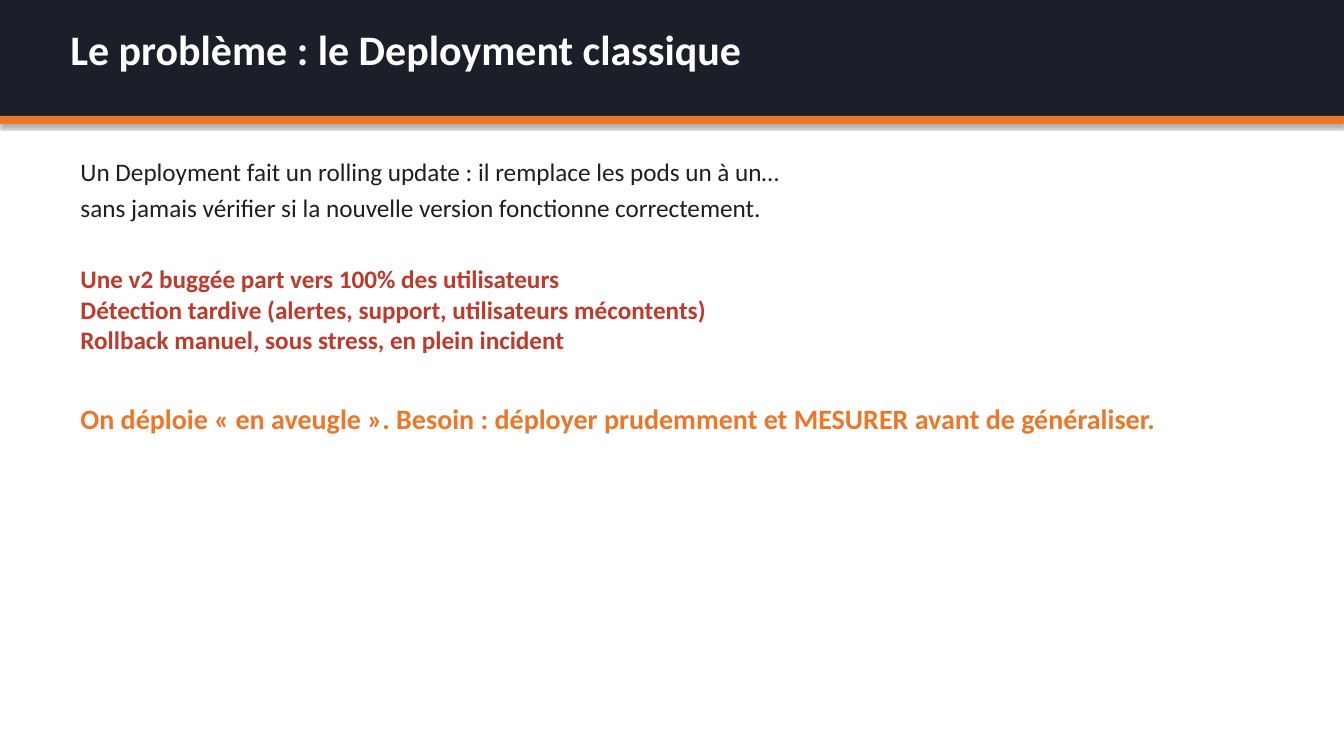
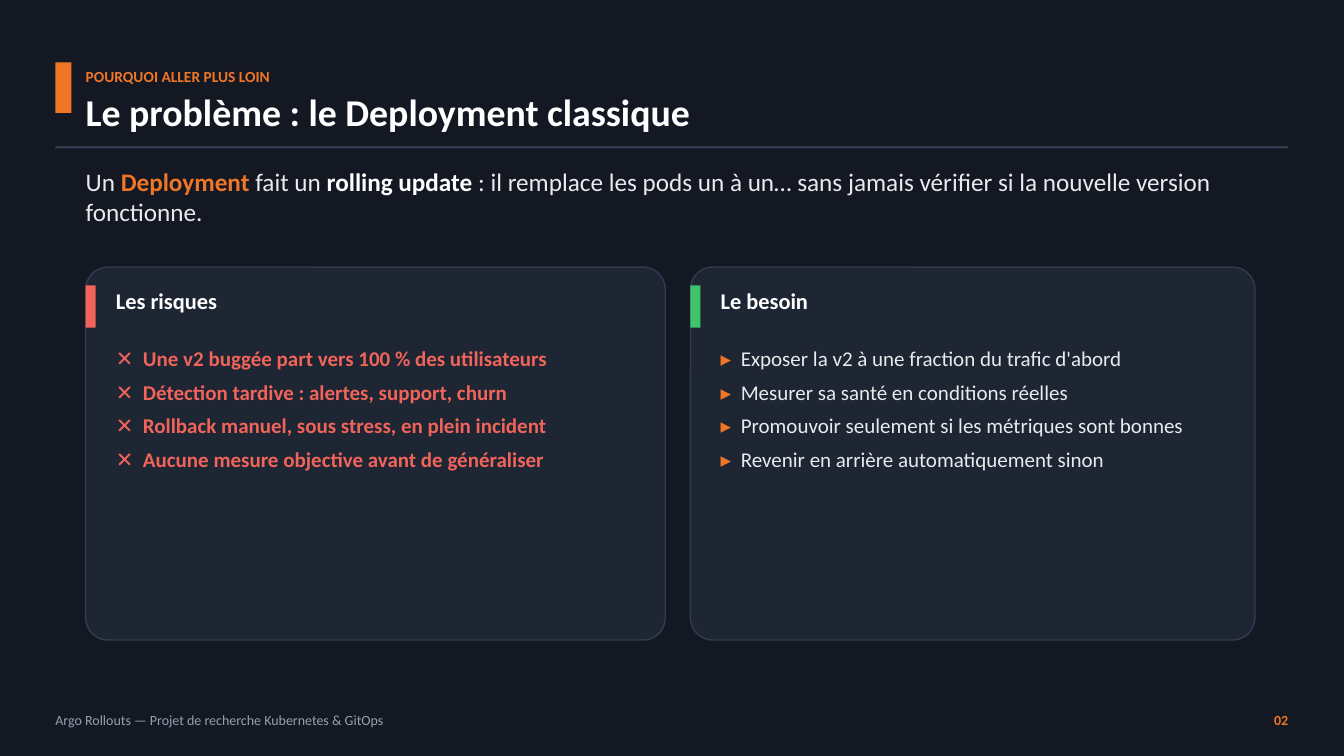
Before and after one commit to Louis-JB/argo-rollouts-demo, a slide deck: slide 3 of slides/argo-rollouts.pptx. Drawn at 1344x756 pixels with LibreOffice and Linux fonts; fonts in the diff are those of the drawing. Boxes give left, top, right and bottom in pixels: in the first picture for what was removed or moved away, otherwise in the second. Text is boxed around its words. In the diff, an @@ line names an element or a change of style, - is before the commit and + after.

Commit message:
Refonte du PowerPoint : thème sombre élégant + capture réelle de l'UI
- Nouveau design (cartes, colonnes, code boxes, pieds de page, page de titre)
- 13 slides conformes (10-15) couvrant les 4 parties
- Capture navigateur réelle de l'UI rollouts-demo (Chromium headless)
- Images terminal colorisées des démos canary/rollback

```diff
--- a/slides/argo-rollouts.pptx
+++ b/slides/argo-rollouts.pptx
@@ background #FFFFFF to #141823 @@
@@ rectangle removed at [0,0,1344,116] @@
@@ text "POURQUOI ALLER PLUS LOIN": place and size @@
-text "POURQUOI ALLER PLUS LOIN" at [70,35,741,72]
+text "POURQUOI ALLER PLUS LOIN" at [86,72,690,132]
@@ text "POURQUOI ALLER PLUS LOIN" at [86,72,690,132]: vertical alignment top to middle @@
@@ rectangle added at [55,63,72,113], fill #EF7627 @@
@@ text at [86,72,270,84]: paragraph added @@
+POURQUOI ALLER PLUS LOIN
@@ text at [86,99,690,132]: size 30 to 27 pt in "Le problème : le Deployment classique"; more space between paragraphs @@
@@ rectangle: place and size @@
-rectangle at [0,116,1344,124]
+rectangle at [55,146,1289,148]
@@ rectangle at [55,146,1289,148]: fill #EF7627 to #323C4F; shadow off @@
@@ text added at [86,173,1210,221], 18 pt, text #E8EAED @@
+Un Deployment fait un rolling update : il remplace les pods un à un… sans jamais vérifier si la nouvelle version fonctionne.
@@ rounded rectangle added at [86,267,665,640], fill #1E2533, outline #323C4F 1 pt @@
@@ rounded rectangle added at [691,267,1255,640], fill #1E2533, outline #323C4F 1 pt @@
@@ rectangle added at [86,285,96,328], fill #F0645A @@
@@ text added at [116,293,217,313], 16 pt, text #FFFFFF, bold @@
+Les risques
@@ rectangle added at [691,285,701,328], fill #3FC46B @@
@@ text added at [721,293,808,309], 16 pt, text #FFFFFF, bold @@
+Le besoin
@@ text at [143,351,547,471]: text changed; size 18 to 15 pt; text colour #C0392B to #F0645A @@
-Un Deployment fait un rolling update : il remplace les pods un à un…
-sans jamais vérifier si la nouvelle version fonctionne correctement.
-Une v2 buggée part vers 100% des utilisateurs
-Détection tardive (alertes, support, utilisateurs mécontents)
-Rollback manuel, sous stress, en plein incident
-On déploie « en aveugle ». Besoin : déployer prudemment et MESURER avant de généraliser.
+✕ Une v2 buggée part vers 100 % des utilisateurs
+✕ Détection tardive : alertes, support, churn
+✕ Rollback manuel, sous stress, en plein incident
+✕ Aucune mesure objective avant de généraliser
@@ text added at [741,351,1183,471], 15 pt, text #E8EAED @@
+▸ Exposer la v2 à une fraction du trafic d'abord
+▸ Mesurer sa santé en conditions réelles
+▸ Promouvoir seulement si les métriques sont bonnes
+▸ Revenir en arrière automatiquement sinon
@@ text added at [55,715,384,728], 10 pt, text #979FB0 @@
+Argo Rollouts — Projet de recherche Kubernetes & GitOps
@@ text added at [1274,716,1288,725], 10 pt, text #EF7627, bold @@
+02
```
Also in this commit, not shown: 11 other slides changed, 1 slide added, 3 slides removed, 3 other files.
